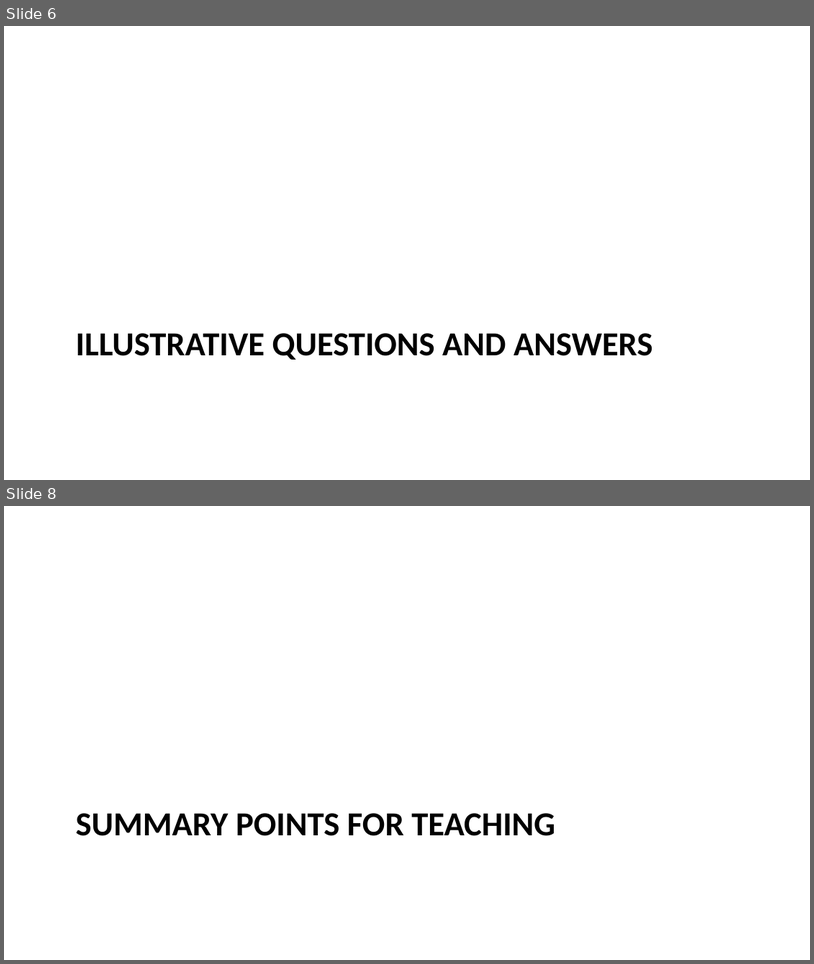
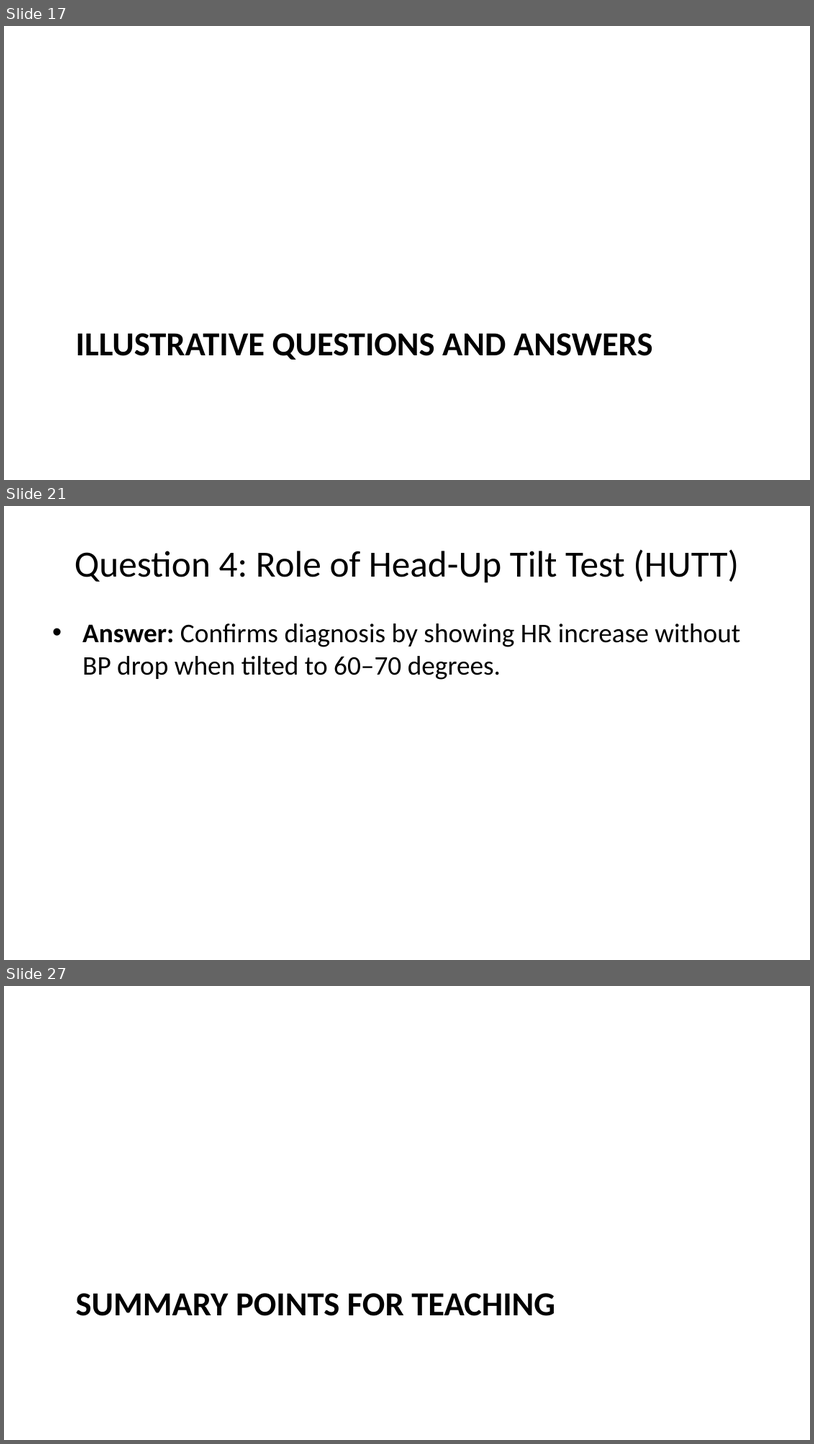
Before and after one commit to lricher7329/lricher7329.github.io, a slide deck: docs/cases/pots.pptx. Shown one above the other, each under a label of ours: slides 6 and 8 before the commit, slides 17, 21 and 27 after it; the slides between them are not shown. The pictures are 814x964 and 814x1444 pixels, drawn with LibreOffice and Linux fonts; fonts in the diff are those of the drawing. Boxes give left, top, right and bottom in pixels: in the first picture for what was removed or moved away, otherwise in the second. Text is boxed around its words. In the diff, an @@ line names an element or a change of style, - is before the commit and + after.

```diff
--- a/docs/cases/pots.pptx
+++ b/docs/cases/pots.pptx
@@ slide 21 added at (4,506,810,960), background #FFFFFF @@
@@ title added at (75,549,739,583), 33 pt, text #000000 @@
+Question 4: Role of Head-Up Tilt Test (HUTT)
@@ text added at (82,623,741,680), 24 pt, text #000000 @@
+• Answer: Confirms diagnosis by showing HR increase without BP drop when tilted to 60–70 degrees.
@@ what was slide 6 is now slide 17 @@
@@ what was slide 8 is now slide 27 @@
```
Also in this commit, not shown: 4 slides changed, 18 other slides added, 10 other files.
